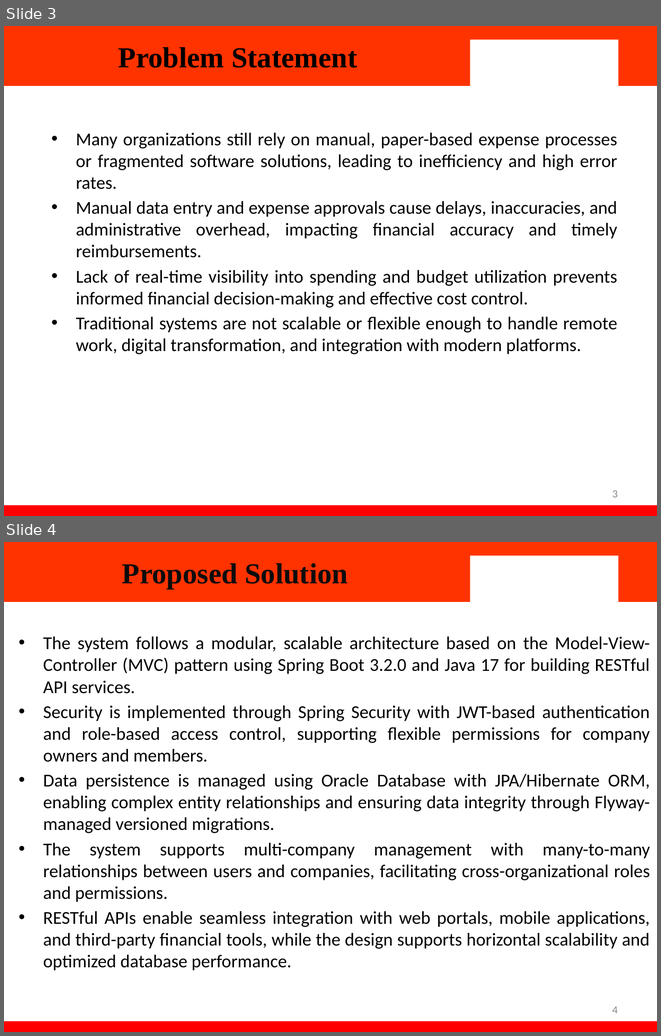
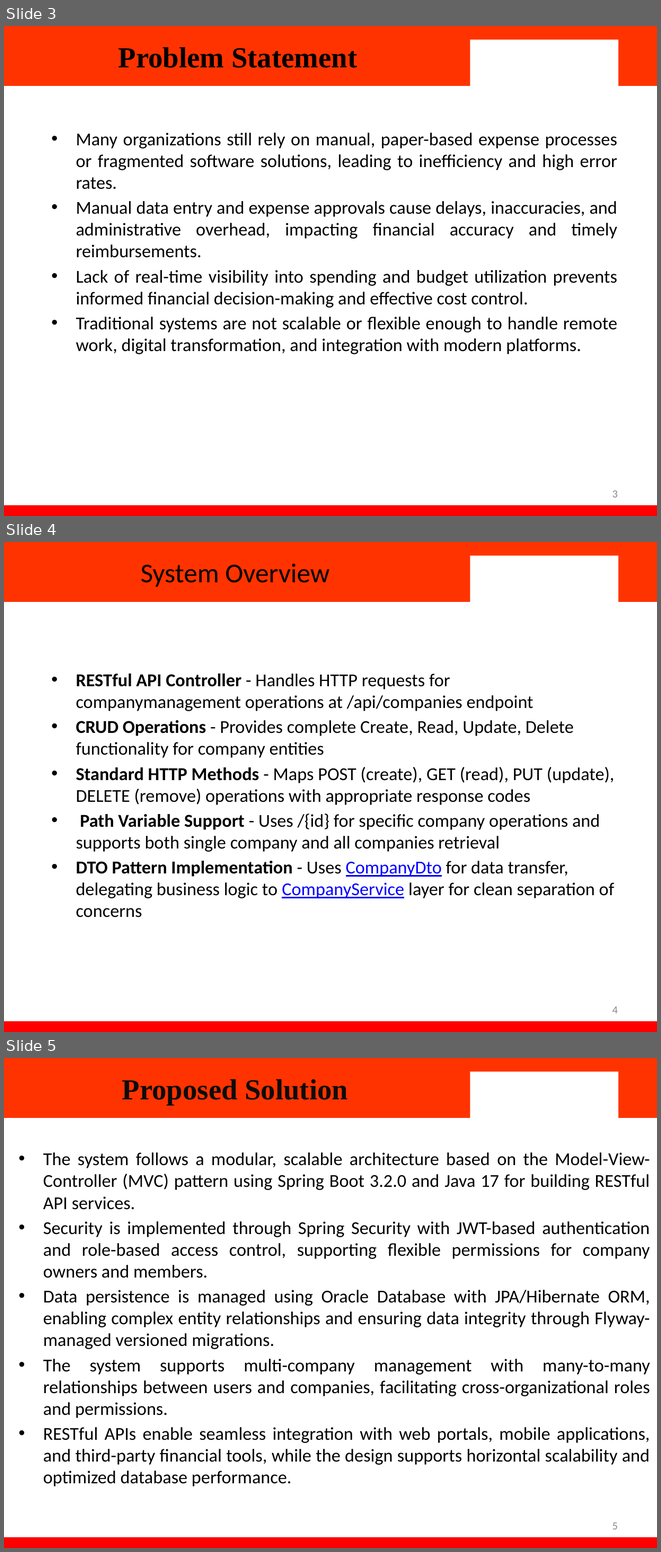
Before and after one commit to Muditkalra21/Expense-Tracker, a slide deck: Docsx/APC - ppt.pptx. Shown one above the other, each under a label of ours: slides 3 and 4 before the commit, slides 3, 4 and 5 after it. The pictures are 661x1036 and 661x1552 pixels, drawn with LibreOffice and Linux fonts; fonts in the diff are those of the drawing; background and template pictures are left out. Boxes give left, top, right and bottom in pixels: in the first picture for what was removed or moved away, otherwise in the second. Text is boxed around its words. In the diff, an @@ line names an element or a change of style, - is before the commit and + after.

Commit message:
update ppt

```diff
--- a/Docsx/APC - ppt.pptx
+++ b/Docsx/APC - ppt.pptx
@@ slide 4 added at (4, 542, 657, 1032), background #FFFFFF; not listed: 4 template elements that a slide beside it also shows @@
@@ title added at (141, 563, 329, 587), 30 pt, text #000000 @@
+System Overview
@@ text added at (76, 673, 615, 917), 20 pt, text #000000 @@
+• RESTful API Controller - Handles HTTP requests for companymanagement operations at /api/companies endpoint
+• CRUD Operations - Provides complete Create, Read, Update, Delete functionality for company entities
+• Standard HTTP Methods - Maps POST (create), GET (read), PUT (update), DELETE (remove) operations with appropriate response codes
+• Path Variable Support - Uses /{id} for specific company operations and supports both single company and all companies retrieval
+• DTO Pattern Implementation - Uses CompanyDto for data transfer, delegating business logic to CompanyService layer for clean separation of concerns
@@ page number added at (612, 1006, 618, 1013), 12 pt, text #898989 @@
+4
@@ what was slide 4 is now slide 5 @@
@@ page number at (612, 1522, 618, 1529): text changed @@
-4
+5
```
Also in this commit, not shown: 1 other file.
